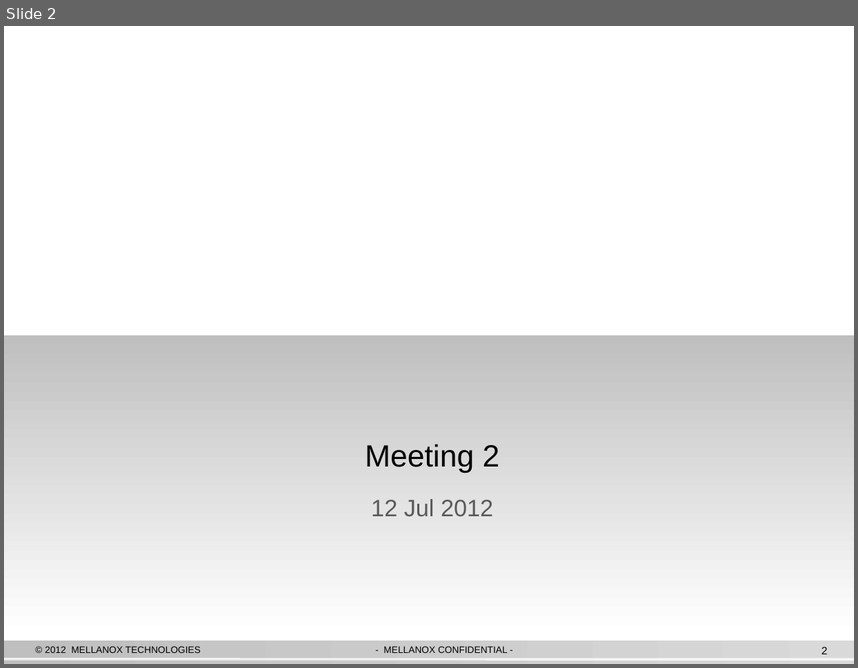
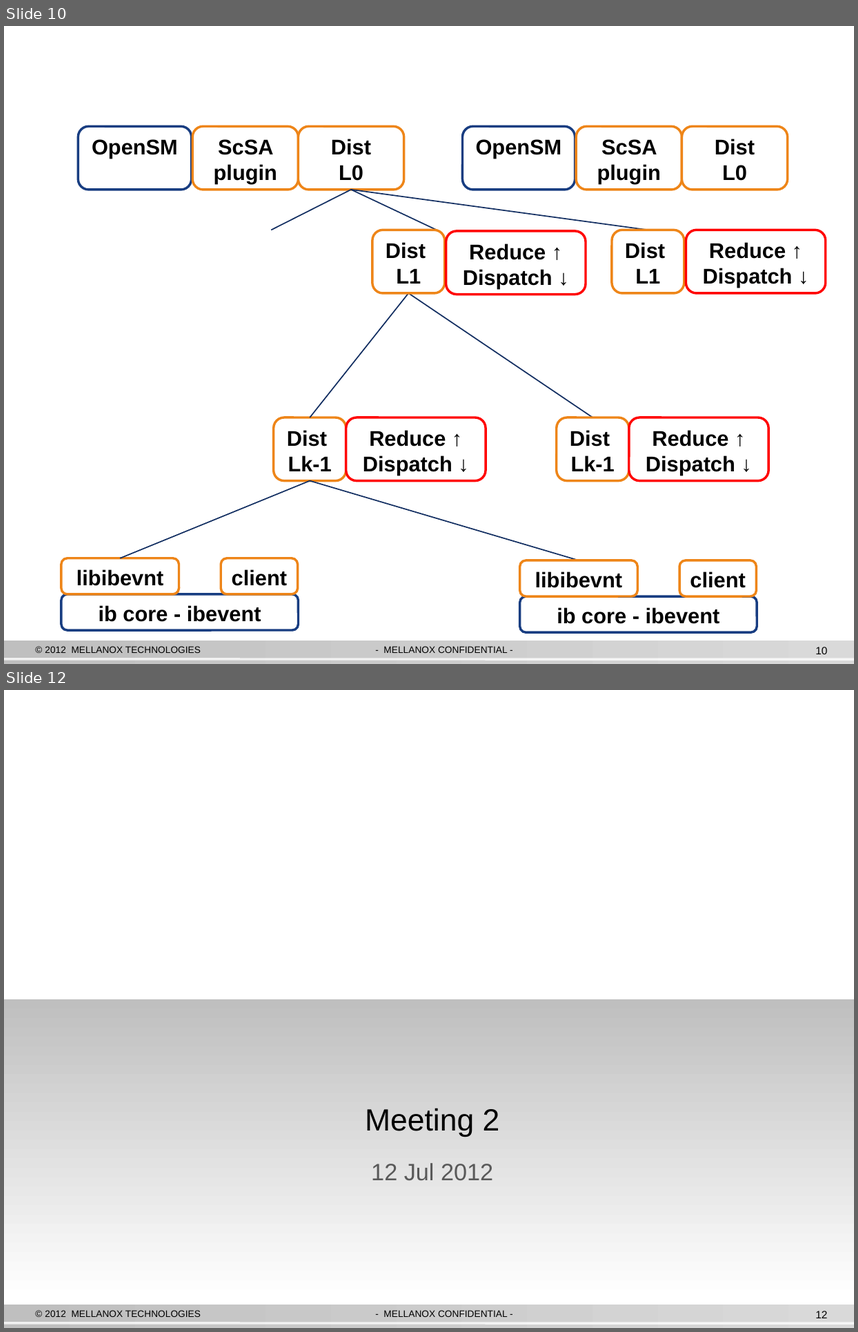
Before and after one commit to hnrose/ibssa2, a slide deck: IB SA Scalability Arch.pptx. Shown one above the other, each under a label of ours: slide 2 before the commit, slides 10 and 12 after it; the slides between them are not shown. The pictures are 858x668 and 858x1332 pixels, drawn with LibreOffice and Linux fonts; fonts in the diff are those of the drawing; background and template pictures are left out. Boxes give left, top, right and bottom in pixels: in the first picture for what was removed or moved away, otherwise in the second. Text is boxed around its words. In the diff, an @@ line names an element or a change of style, - is before the commit and + after.

```diff
--- a/IB SA Scalability Arch.pptx
+++ b/IB SA Scalability Arch.pptx
@@ slide 10 added at (x1=4, y1=26, x2=854, y2=664), background #FFFFFF; not listed: 4 template elements that a slide beside it also shows @@
@@ title added at (x1=37, y1=26, x2=722, y2=99), 26 pt, text #FFFFFF, bold @@
+Event Forwarding
@@ rounded rectangle added at (x1=78, y1=126, x2=191, y2=190), fill #FFFFFF, outline #183D81 2 pt, 18 pt, text #000000, bold @@
+OpenSM
@@ rounded rectangle added at (x1=193, y1=126, x2=298, y2=190), fill #FFFFFF, outline #EE8518 2 pt, 18 pt, text #000000, bold @@
+ScSA plugin
@@ rounded rectangle added at (x1=298, y1=126, x2=404, y2=190), fill #FFFFFF, outline #EE8518 2 pt, 18 pt, text #000000, bold @@
+Dist
+L0
@@ rounded rectangle added at (x1=462, y1=126, x2=575, y2=190), fill #FFFFFF, outline #183D81 2 pt, 18 pt, text #000000, bold @@
+OpenSM
@@ rounded rectangle added at (x1=576, y1=126, x2=682, y2=190), fill #FFFFFF, outline #EE8518 2 pt, 18 pt, text #000000, bold @@
+ScSA plugin
@@ rounded rectangle added at (x1=682, y1=126, x2=787, y2=190), fill #FFFFFF, outline #EE8518 2 pt, 18 pt, text #000000, bold @@
+Dist
+L0
@@ line added from (351, 190) to (271, 230), #122E61 1 pt @@
@@ line added from (351, 190) to (437, 230), #122E61 1 pt @@
@@ line added from (351, 190) to (648, 230), #122E61 1 pt @@
@@ rounded rectangle added at (x1=372, y1=230, x2=444, y2=293), fill #FFFFFF, outline #EE8518 2 pt, 18 pt, text #000000, bold @@
+Dist
+L1
@@ rounded rectangle added at (x1=446, y1=231, x2=586, y2=294), fill #FFFFFF, outline #FF0000 2 pt, 18 pt, text #000000, bold @@
+Reduce ↑
+Dispatch ↓
@@ rounded rectangle added at (x1=612, y1=230, x2=684, y2=293), fill #FFFFFF, outline #EE8518 2 pt, 18 pt, text #000000, bold @@
+Dist
+L1
@@ rounded rectangle added at (x1=686, y1=230, x2=825, y2=293), fill #FFFFFF, outline #FF0000 2 pt, 18 pt, text #000000, bold @@
+Reduce ↑
+Dispatch ↓
@@ line added from (310, 417) to (408, 293), #122E61 1 pt @@
@@ line added from (593, 417) to (408, 293), #122E61 1 pt @@
@@ rounded rectangle added at (x1=274, y1=417, x2=346, y2=480), fill #FFFFFF, outline #EE8518 2 pt, 18 pt, text #000000, bold @@
+Dist
+Lk-1
@@ rounded rectangle added at (x1=346, y1=417, x2=485, y2=480), fill #FFFFFF, outline #FF0000 2 pt, 18 pt, text #000000, bold @@
+Reduce ↑
+Dispatch ↓
@@ rounded rectangle added at (x1=557, y1=417, x2=629, y2=480), fill #FFFFFF, outline #EE8518 2 pt, 18 pt, text #000000, bold @@
+Dist
+Lk-1
@@ rounded rectangle added at (x1=629, y1=417, x2=769, y2=480), fill #FFFFFF, outline #FF0000 2 pt, 18 pt, text #000000, bold @@
+Reduce ↑
+Dispatch ↓
@@ line added from (121, 558) to (310, 481), #122E61 1 pt @@
@@ line added from (579, 560) to (310, 481), #122E61 1 pt @@
@@ rounded rectangle added at (x1=61, y1=558, x2=179, y2=594), fill #FFFFFF, outline #EE8518 2 pt, 18 pt, text #000000, bold @@
+libibevnt
@@ rounded rectangle added at (x1=221, y1=558, x2=297, y2=594), fill #FFFFFF, outline #EE8518 2 pt, 18 pt, text #000000, bold @@
+client
@@ rounded rectangle added at (x1=520, y1=560, x2=637, y2=595), fill #FFFFFF, outline #EE8518 2 pt, 18 pt, text #000000, bold @@
+libibevnt
@@ rounded rectangle added at (x1=680, y1=560, x2=756, y2=595), fill #FFFFFF, outline #EE8518 2 pt, 18 pt, text #000000, bold @@
+client
@@ rounded rectangle added at (x1=61, y1=594, x2=298, y2=630), fill #FFFFFF, outline #183D81 2 pt, 18 pt, text #000000, bold @@
+ib core - ibevent
@@ rounded rectangle added at (x1=520, y1=597, x2=757, y2=632), fill #FFFFFF, outline #183D81 2 pt, 18 pt, text #000000, bold @@
+ib core - ibevent
@@ what was slide 2 is now slide 12 @@
@@ page number at (x1=815, y1=1310, x2=827, y2=1318): text changed @@
-2
+12
```
Also in this commit, not shown: 9 other slides added, 4 other files.
